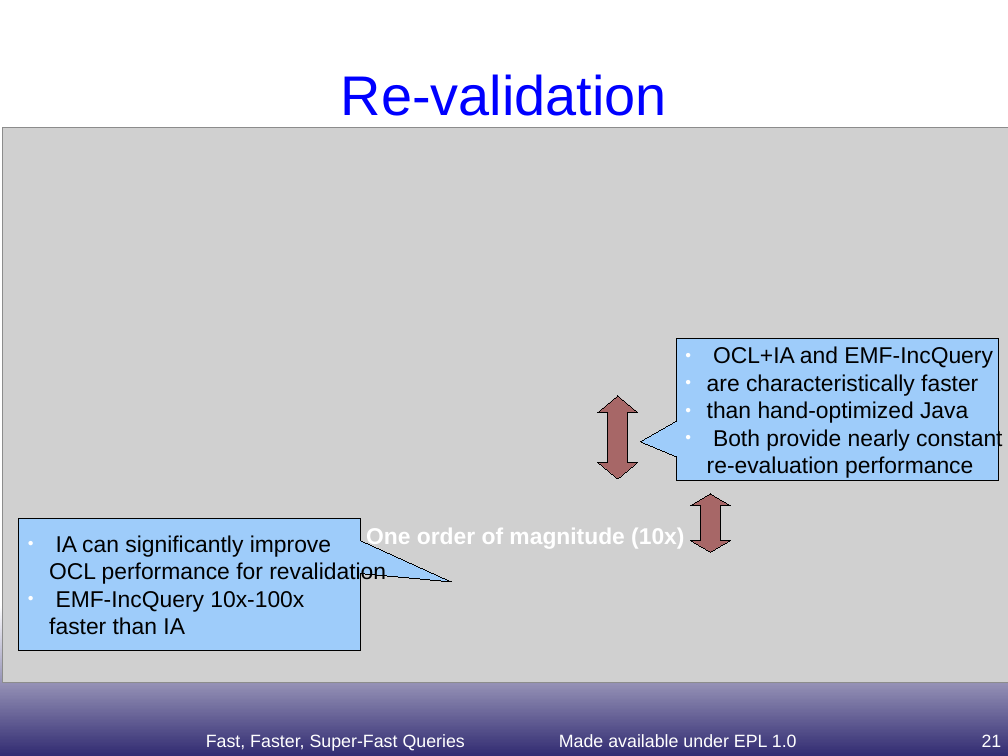
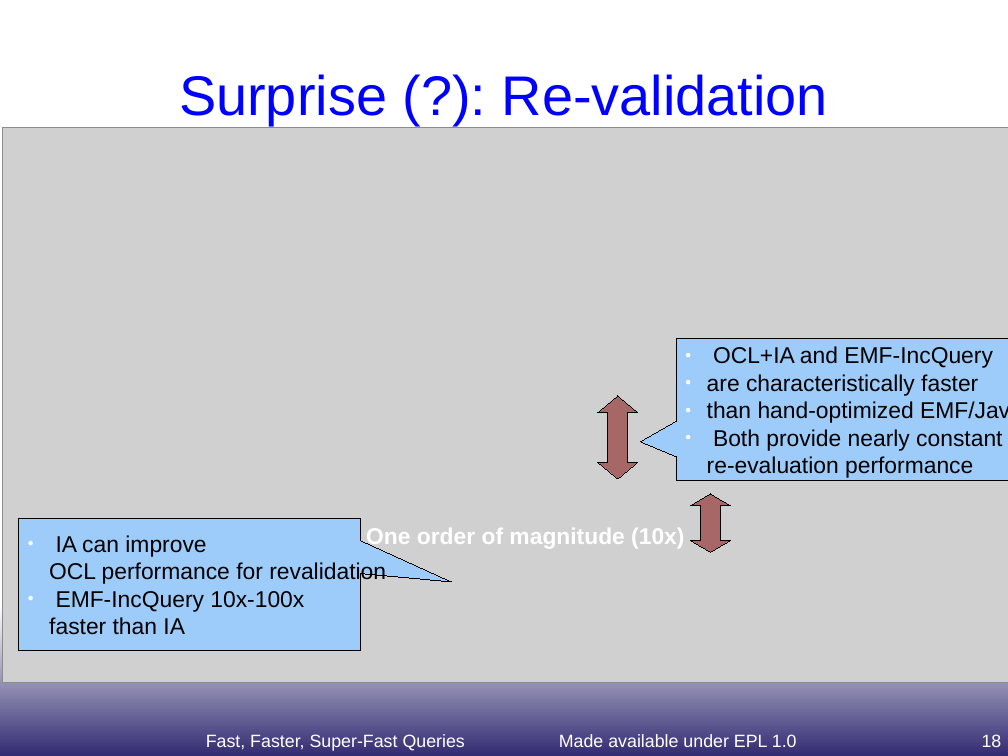
Before and after one commit to eclipse-ocl/ocl-website, a slide deck: slide 18 of ocl/docs/publications/EclipseConEurope2012/FastQueries.odp (slide 21 before the commit). Drawn at 1008x756 pixels with LibreOffice and Linux fonts; fonts in the diff are those of the drawing; grey boxes stand for pictures. Boxes give left, top, right and bottom in pixels: in the first picture for what was removed or moved away, otherwise in the second. Text is boxed around its words. In the diff, an @@ line names an element or a change of style, - is before the commit and + after.

```diff
--- a/ocl/docs/publications/EclipseConEurope2012/FastQueries.odp
+++ b/ocl/docs/publications/EclipseConEurope2012/FastQueries.odp
@@ title at (179,74,828,125): text changed @@
-Re-validation
+Surprise (?): Re-validation
@@ speech box "OCL+IA and EMF-IncQuery": place and size @@
-speech box "OCL+IA and EMF-IncQuery" at (676,339,999,481)
+speech box "OCL+IA and EMF-IncQuery" at (676,339,1008,481)
@@ speech box "OCL+IA and EMF-IncQuery" at (676,339,1008,481): proportions changed @@
@@ text in speech box at (707,401,1008,423): text changed @@
-● than hand-optimized Java
+● than hand-optimized EMF/Java
@@ text in speech box at (49,535,386,585): text changed @@
-● IA can significantly improve
-  OCL performance for revalidation
+● IA can improve
+  OCL performance for revalidation
@@ page number at (982,734,1002,747): text changed @@
-21
+18
```
Also in this commit, not shown: 16 other slides changed, 1 slide added.
